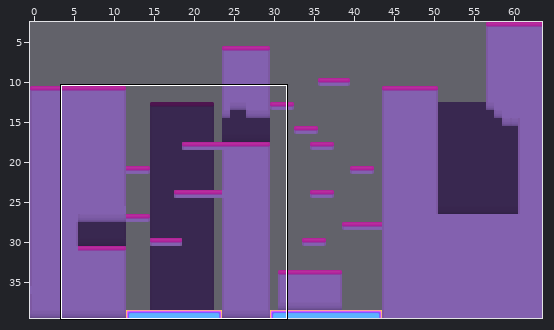
Level history. Tiled map: GXPEngine2023c/GXPEngine/bin/Debug/Level 1.tmx. The first picture is a wide view before the edit; the outline marks the close-up.
Close-up. Earlier state:
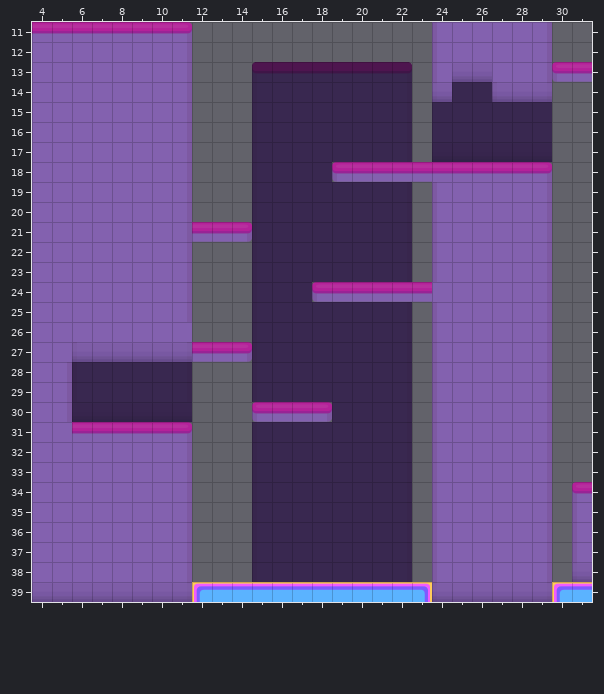
Cells are 64x64 px. Shown: x 4..31, y 11..39. The commit also changed other parts of the map, which this record leaves out.
And afterwards:
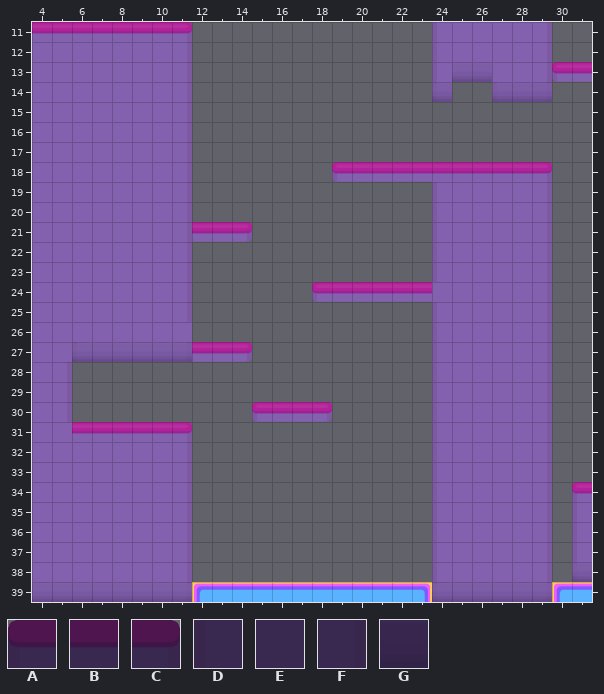
Key: from "Tileset": A 6, B 7, C 8, D 15, E 16, F 17, G 25.
_ is an empty cell.
Tiles replaced or removed in this view: A, B, C, D, E, F, G.
Diff:
Changed rows in their new state; . is an unchanged cell.
Layer "TileLayer":
first column x 6:
13 .........________.......
14 .........________..__...
15 .........________.______
16 .........________.______
17 .........________.______
18 .........____...........
19 .........________.......
20 .........________.......
21 .........________.......
22 .........________.......
23 .........________.......
24 .........___............
25 .........________.......
26 .........________.......
27 .........________.......
28 ______...________.......
29 ______...________.......
30 ______.......____.......
31 .........________.......
32 .........________.......
33 .........________.......
34 .........________.......
35 .........________.......
36 .........________.......
37 .........________.......
38 .........________.......
Where, in picture pixels (left, top, right, bottom), the same in both close-ups:
removed: (252, 62, 412, 582)
removed: (432, 82, 552, 162)
removed: (72, 362, 192, 422)
